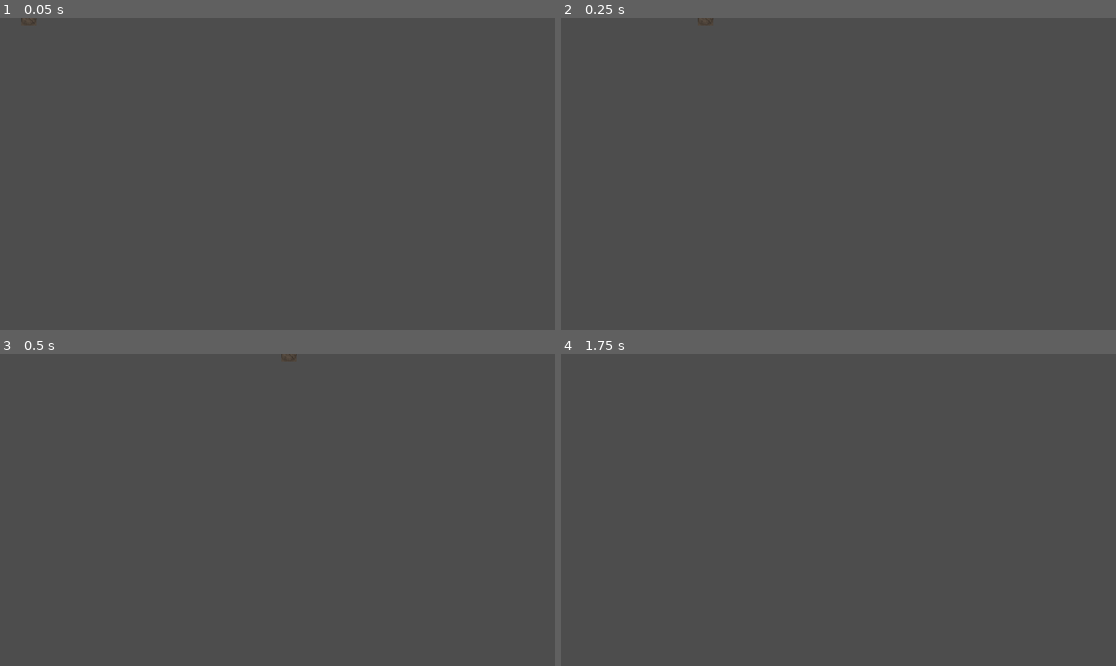
Above: before the commit, frames 1-4 (two rows, left to right).
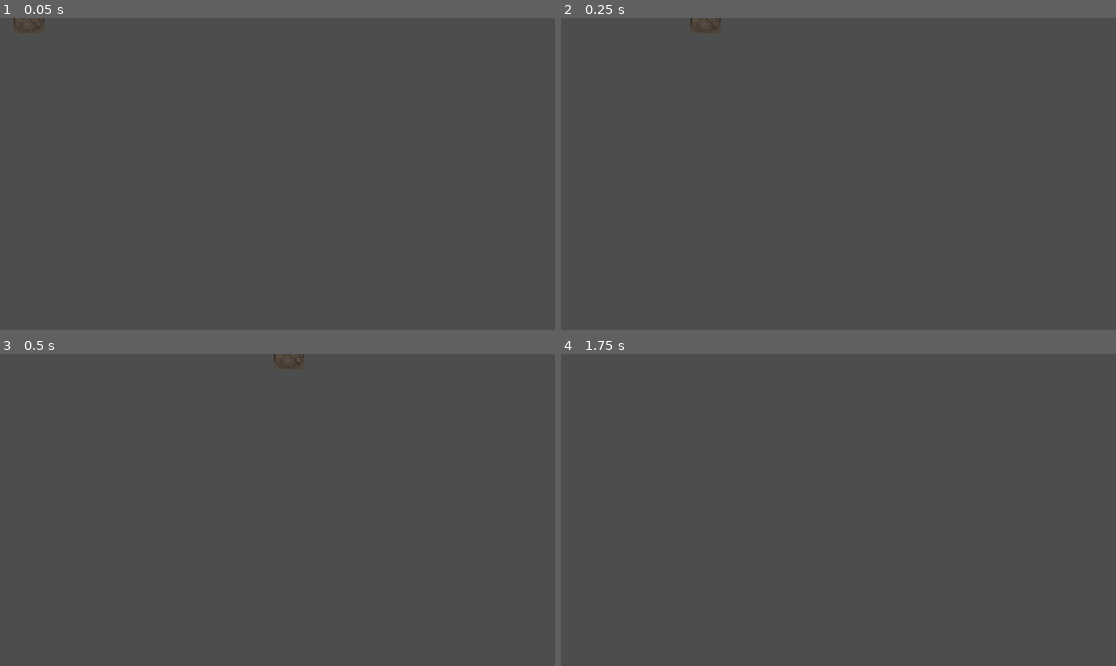
Above: after the commit, the same moments.

Repository: McBoatright/godot-game-project
Game: Godot game, scene res://scenes/projectile.tscn
The game is run twice, just before and just after one commit, with the same random seed, the same clock (stepped at 60 frames per second) and the same inputs. This scene is started directly instead of the project's main scene.
Inputs:
- Up to frame 1 (0.05 s): no input
- Up to frame 2 (0.25 s): no input
- Up to frame 3 (0.5 s): no input
- Up to frame 4 (1.75 s): tap Enter (ui_accept) at 0.5, 0.77, 1.25, 1.52 s; hold Right (ui_right) 0.53-1.28 s; tap E (attack) at 0.6 s; hold Down (ui_down) from 1.28 s (still down); tap 1 at 1.35 s

The runs differ from the first frame. In frame 1, less than 0.1% of the frame differs, in the area x 2-9%, y 0-5%; in frame 2, less than 0.1%; in frame 3, less than 0.1%, in the area x 49-55%, y 0-5%; in frame 4, nothing differs.

Commit message:
Made fire ball larger

Diff:
--- a/scenes/projectile.tscn
+++ b/scenes/projectile.tscn
@@ -4,7 +4,7 @@
 [ext_resource type="Texture2D" uid="uid://cjf8nfawyemlc" path="res://Art/sprites/objects/rock_in_water_01.png" id="2_rock"]
 
 [sub_resource type="CircleShape2D" id="CircleShape2D_1"]
-radius = 8.0
+radius = 16.0
 
 [node name="Projectile" type="Area2D"]
 collision_layer = 16
@@ -14,7 +14,7 @@
 script = ExtResource("1_v8j3k")
 
 [node name="Sprite2D" type="Sprite2D" parent="."]
-scale = Vector2(0.5, 0.5)
+scale = Vector2(1.0, 1.0)
 texture = ExtResource("2_rock")
 
 [node name="CollisionShape2D" type="CollisionShape2D" parent="."]
